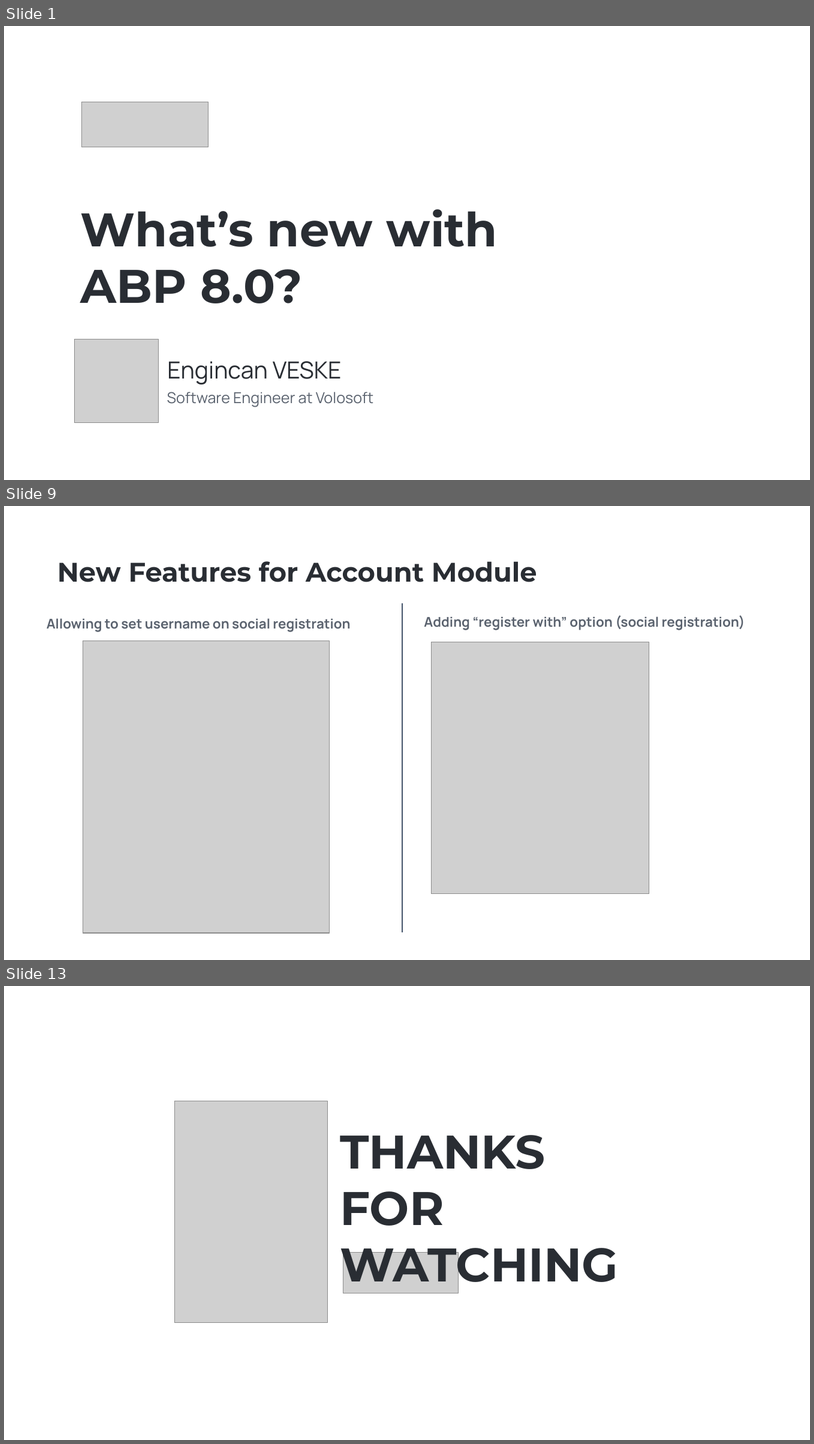
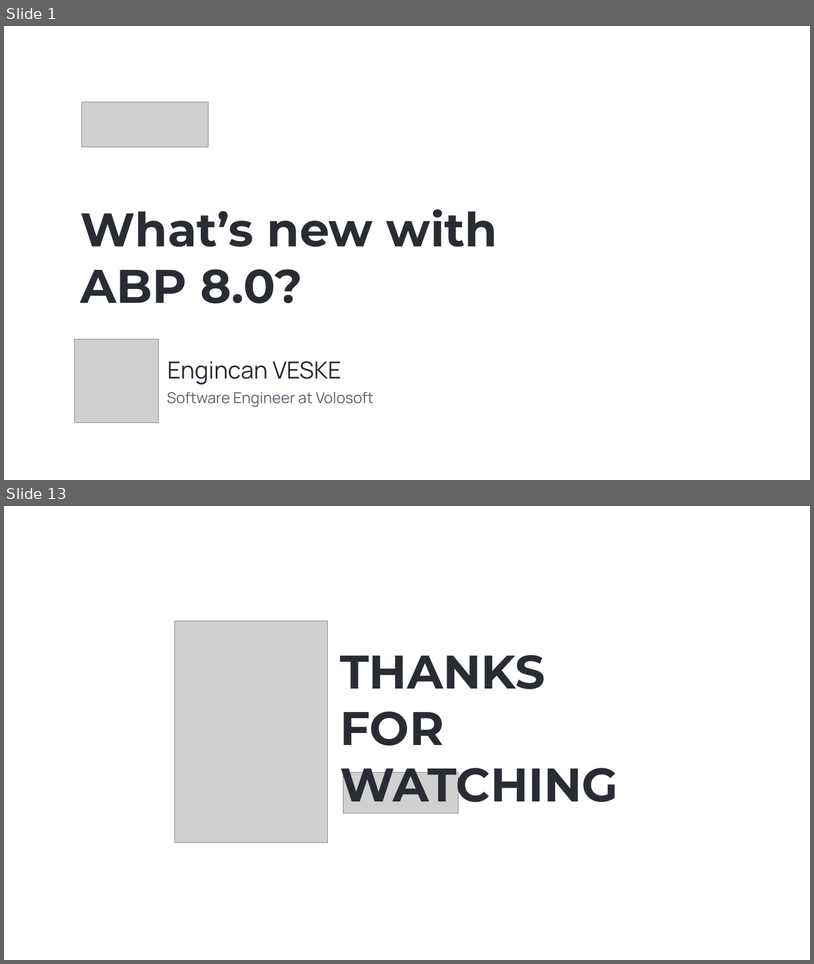
Before and after one commit to EngincanV/presentations, a slide deck: ABP/Community-Talks-2023.8/Community-Talks-2023.8.pptx. Shown one above the other, each under a label of ours: slides 1, 9 and 13 before the commit, slides 1 and 13 after it; the slides between them are not shown. The pictures are 814x1444 and 814x964 pixels, drawn with LibreOffice and Linux fonts; fonts in the diff are those of the drawing; grey boxes stand for pictures; background and template pictures are left out. Boxes give left, top, right and bottom in pixels: in the first picture for what was removed or moved away, otherwise in the second. Text is boxed around its words. In the diff, an @@ line names an element or a change of style, - is before the commit and + after.

```diff
--- a/ABP/Community-Talks-2023.8/Community-Talks-2023.8.pptx
+++ b/ABP/Community-Talks-2023.8/Community-Talks-2023.8.pptx
@@ slide 9 removed at (x1=4, y1=506, x2=810, y2=960), background picture (left out) @@
@@ text removed at (x1=57, y1=561, x2=537, y2=582) @@
-New Features for Account Module
@@ line removed from (402, 603) to (402, 933) @@
@@ text removed at (x1=47, y1=618, x2=350, y2=632) @@
-Allowing to set username on social registration
@@ text removed at (x1=424, y1=615, x2=746, y2=630) @@
-Adding “register with” option (social registration)
@@ picture removed at (x1=83, y1=641, x2=329, y2=933) @@
@@ picture removed at (x1=432, y1=642, x2=650, y2=894) @@
```
Also in this commit, not shown: 10 slides changed, 1 slide added, 1 other file.
